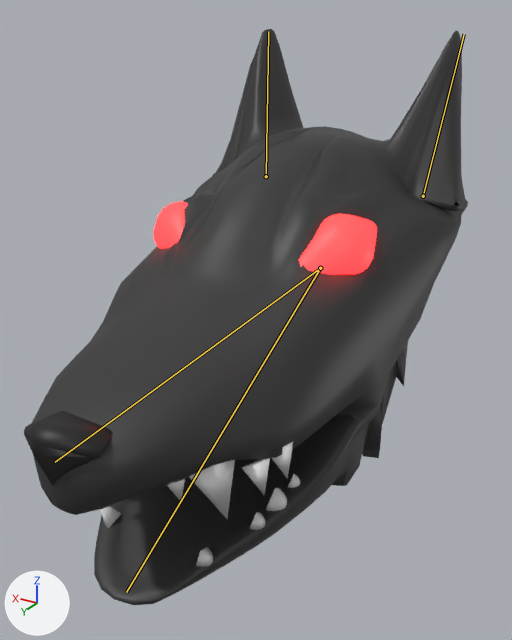
One commit to the Blender file Ben Movement/Assets/Models/Wolf.blend: the scene before it, then after it.
One viewpoint serves both versions: a 50 mm camera at (-1.8, 2.84, 1.65) aimed at (0.02, -0.19, 0.14). The axes (+X, +Y, +Z) are drawn at lower left. The lights are the same throughout. The bones that bend it are drawn over the model as lines.

In view in the first picture: 'Eyes', 'Low', 'Nose', 'Teeth'.
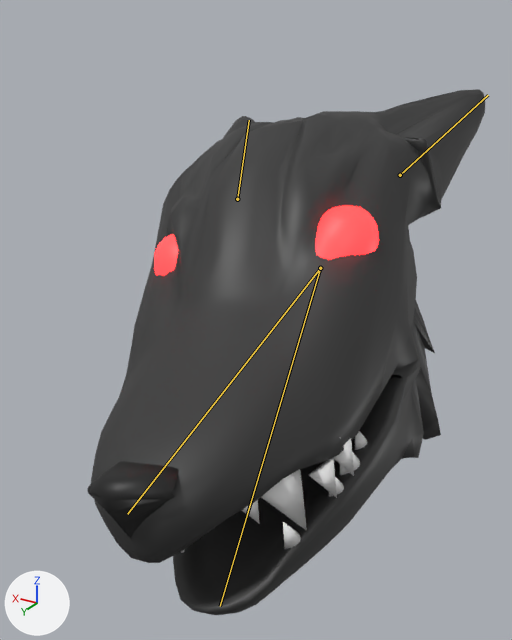
The newer file adds an action. The first version stands in its rest pose; the second is drawn at frame 48 of the action 'Moving'.

Boxes [x1, y1, x2, y2] around the edits, measured in the pictures (512 x 640 px):
```json
{"object": "Low", "change": "posed", "before": [32, 29, 468, 605], "after": [91, 89, 485, 615], "on screen": "10% narrower, 9% shorter"}
{"object": "Nose", "change": "posed", "before": [24, 411, 113, 486], "after": [87, 461, 178, 539]}
{"object": "Teeth", "change": "posed", "before": [100, 442, 300, 567], "after": [181, 431, 367, 553]}
{"object": "Eyes", "change": "posed", "before": [153, 201, 377, 275], "after": [154, 205, 379, 276]}
{"bone": "Mouth.Top", "before": "(320, 268) to (55, 462)", "after": "(320, 268) to (127, 514)"}
{"bone": "Ear.L", "before": "(423, 196) to (464, 34)", "after": "(400, 175) to (488, 95)"}
{"bone": "Ear.R", "before": "(266, 176) to (268, 31)", "after": "(237, 199) to (249, 120)"}
{"bone": "Mouth.Bottom", "before": "(320, 268) to (126, 592)", "after": "(320, 268) to (220, 606)"}
```

The change, as JSON lines over the scene's bpy script:
```json
{"block": "bone_mouth_top", "where": "bone_mouth_top = bpy.data.objects['Armature'].pose.bones['Mouth.Top']"}
{"op": "set", "path": "bone_mouth_top.rotation_quaternion", "old": "(1.0, 0.0, 0.0, 0.0)", "new": "(0.993, -0.037, 0.095, 0.067)", "note": "degrees (0, 0, 0) -> degrees (-4, 11, 7)"}
{"block": "bone_ear_l", "where": "bone_ear_l = bpy.data.objects['Armature'].pose.bones['Ear.L']  # child of 'Mouth.Top'"}
{"op": "set", "path": "bone_ear_l.location", "old": "(0.0, 0.0, 0.0)", "new": "(0.034, -0.001, 0.06)"}
{"op": "set", "path": "bone_ear_l.rotation_quaternion", "old": "(1.0, 0.0, 0.0, 0.0)", "new": "(0.84, -0.471, -0.219, 0.161)", "note": "degrees (0, 0, 0) -> degrees (-62, -12, 29)"}
{"block": "bone_ear_r", "where": "bone_ear_r = bpy.data.objects['Armature'].pose.bones['Ear.R']  # child of 'Mouth.Top'"}
{"op": "set", "path": "bone_ear_r.location", "old": "(0.0, 0.0, 0.0)", "new": "(-0.061, -0.031, 0.118)"}
{"op": "set", "path": "bone_ear_r.rotation_quaternion", "old": "(1.0, 0.0, 0.0, 0.0)", "new": "(0.894, -0.421, -0.071, -0.138)", "note": "degrees (0, 0, 0) -> degrees (-49, -14, -11)"}
{"block": "bone_mouth_bottom", "where": "bone_mouth_bottom = bpy.data.objects['Armature'].pose.bones['Mouth.Bottom']"}
{"op": "set", "path": "bone_mouth_bottom.rotation_quaternion", "old": "(1.0, 0.0, 0.0, 0.0)", "new": "(0.981, 0.028, 0.142, 0.13)", "note": "degrees (0, 0, 0) -> degrees (6, 16, 16)"}
```
